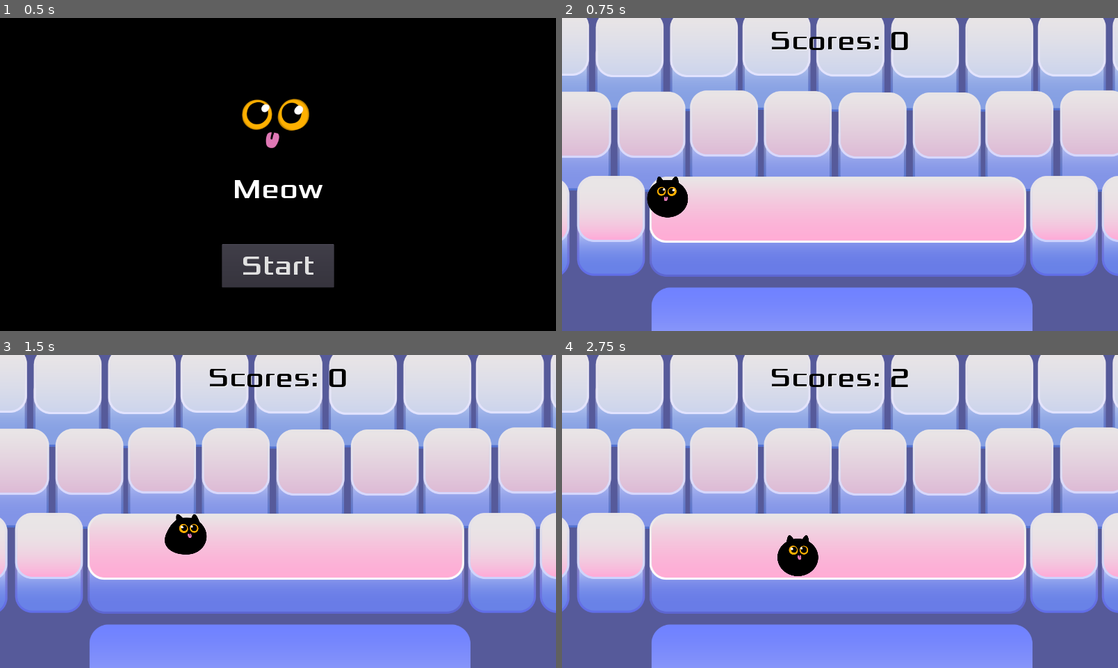
Above: before the commit, frames 1-4 (two rows, left to right).
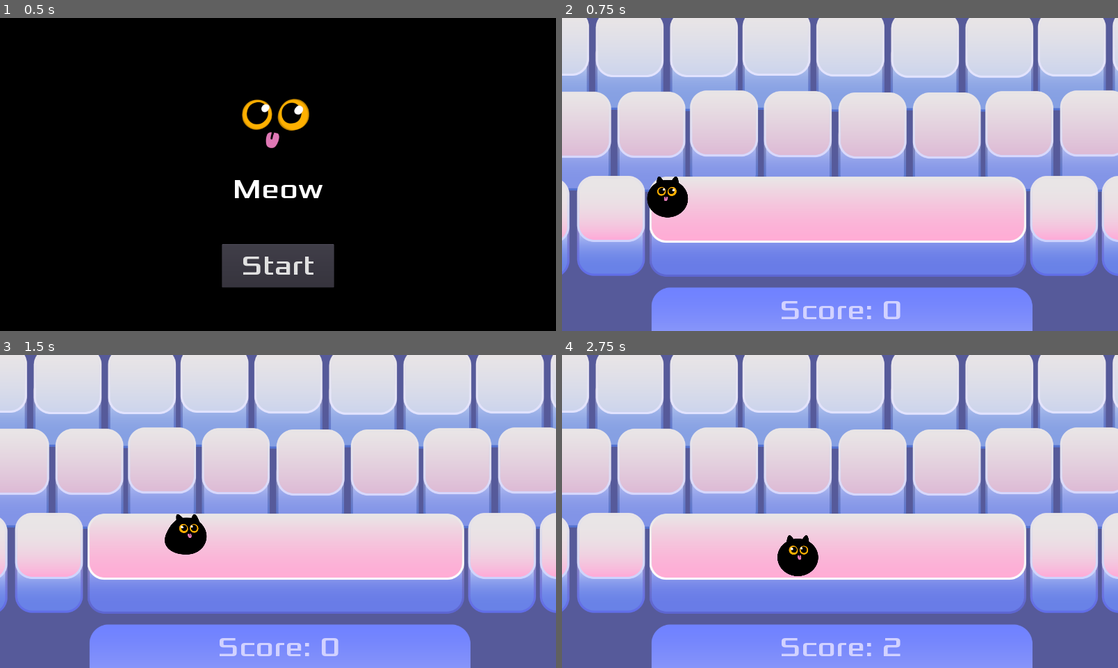
Above: after the commit, the same moments.

Repository: gameraccoon/ludum-dare-54-v2
Game: Godot game, scene res://Main.tscn
Same seed, same stepped clock (60 frames per second), same inputs: the game is played once before the commit and once after it.
Inputs (mouse positions are in pixels of both pictures, inside the frame that each line leads up to):
- Up to frame 1 (0.5 s): no input
- Up to frame 2 (0.75 s): click "Start" at 0.5 s
- Up to frame 3 (1.5 s): tap Enter (start_game) at 1.25 s; move the mouse to (400, 495) at 1.27 s; hold Right (move_right) from 1.28 s (still down); hold Shift (Dash) from 1.28 s (still down); click (400, 495) at 1.42 s
- Up to frame 4 (2.75 s): move the mouse to (728, 527) at 2.02 s; release Right (move_right) at 2.03 s; release Shift (Dash) at 2.03 s; hold Down (move_down) from 2.03 s (still down); tap Space (space) at 2.1 s

Frame 1 is identical in both runs. In frame 2, 1.0% of the frame differs, in the area x 37-63%, y 4-97%; in frame 3, 1.0%; in frame 4, 1.0%.

Commit message:
Moved score down and changed color

Diff:
--- a/HUD.gd
+++ b/HUD.gd
@@ -32,8 +32,8 @@
 	$PointsWhite.hide()
 
 func set_scores(scores):
-	$Points.text = "Scores: " + str(int(scores))
-	$PointsWhite.text = "Scores: " + str(int(scores))
+	$Points.text = "Score: " + str(int(scores))
+	$PointsWhite.text = "Score: " + str(int(scores))
 
 func white_scores():
 	$Points.hide()
--- a/HUD.tscn
+++ b/HUD.tscn
@@ -48,12 +48,11 @@
 anchor_top = 0.5
 anchor_right = 1.0
 anchor_bottom = 0.5
-margin_left = -1.0
-margin_top = -348.0
-margin_right = -1.0
-margin_bottom = -189.0
-custom_colors/font_color = Color( 0, 0, 0, 1 )
-custom_colors/font_color_shadow = Color( 0.980392, 0.980392, 0.980392, 1 )
+margin_left = 1.0
+margin_top = 272.0
+margin_right = 1.0
+margin_bottom = 431.0
+custom_colors/font_color = Color( 0.827451, 0.827451, 1, 1 )
 custom_fonts/font = SubResource( 1 )
 text = "Score: "
 align = 1
